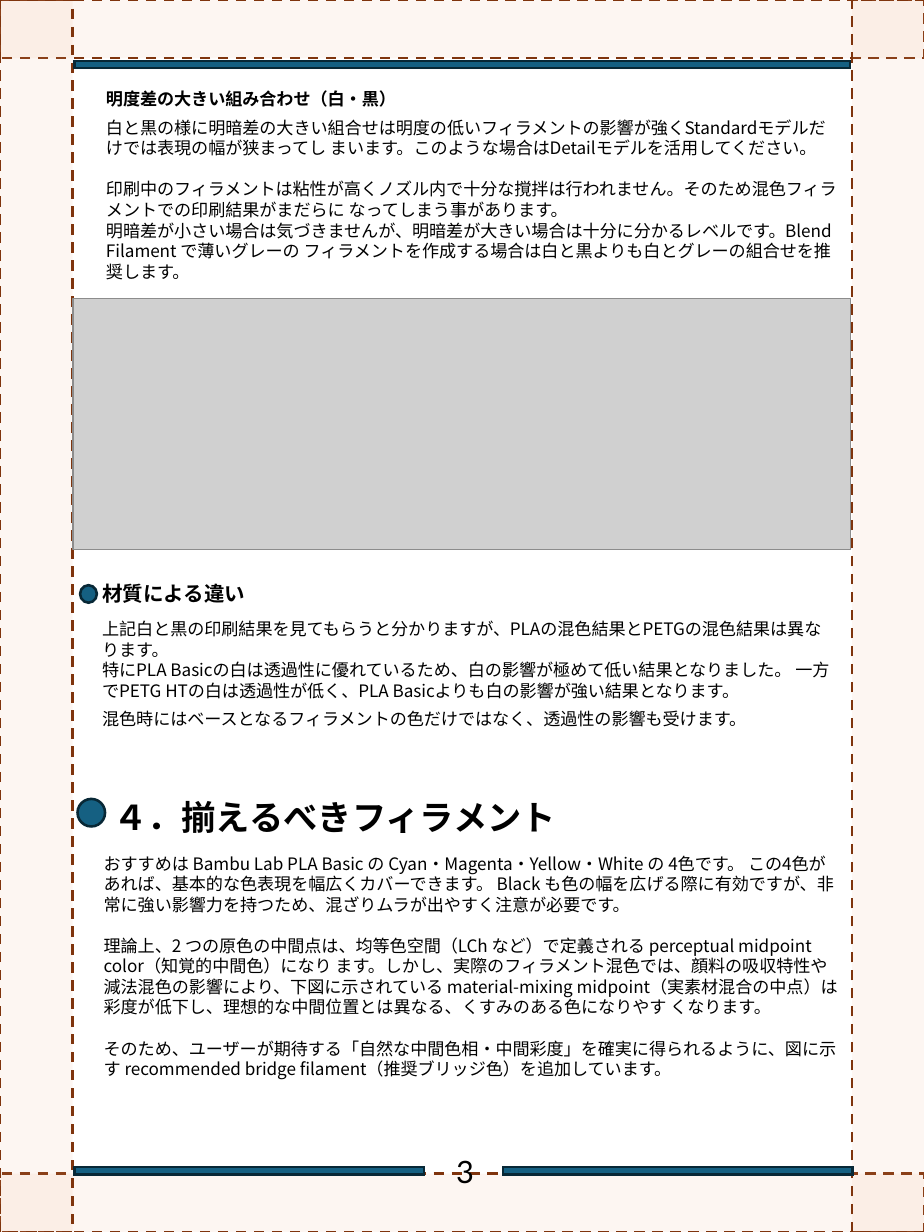
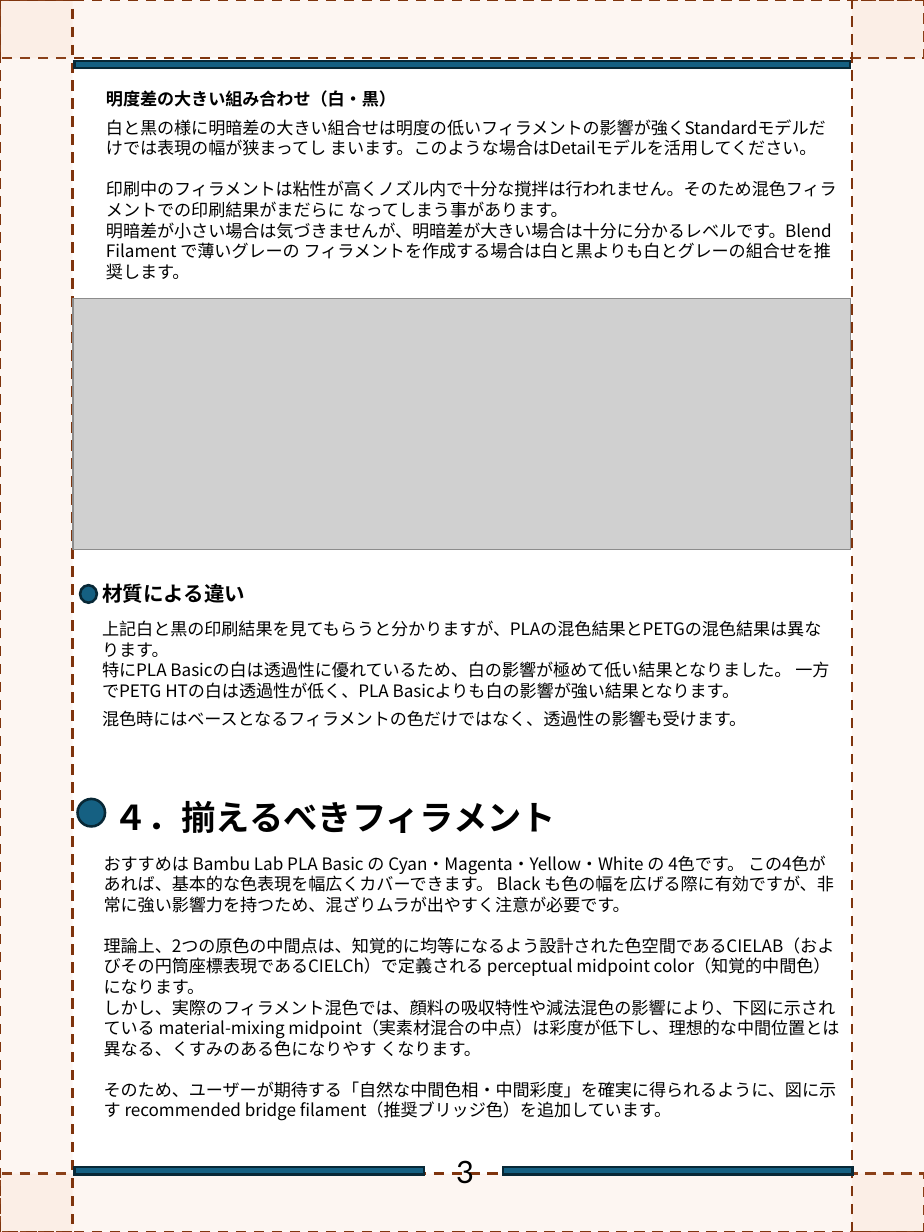
Before and after one commit to FlexChromaHQ/FlexChroma, a slide deck: slide 4 of Documents/Original/FlexChroma_Blend_Filament_JP.pptx. Drawn at 924x1232 pixels with LibreOffice and Linux fonts; fonts in the diff are those of the drawing; grey boxes stand for pictures. Boxes give left, top, right and bottom in pixels: in the first picture for what was removed or moved away, otherwise in the second. Text is boxed around its words. In the diff, an @@ line names an element or a change of style, - is before the commit and + after.

```diff
--- a/Documents/Original/FlexChroma_Blend_Filament_JP.pptx
+++ b/Documents/Original/FlexChroma_Blend_Filament_JP.pptx
@@ text at (x1=104, y1=937, x2=839, y2=1057): text changed @@
-理論上、2 つの原色の中間点は、均等色空間（LCh など）で定義される perceptual midpoint color（知覚的中間色）になり ます。しかし、実際のフィラメント混色では、顔料の吸収特性や減法混色の影響により、下図に示されている material-mixing midpoint（実素材混合の中点）は彩度が低下し、理想的な中間位置とは異なる、くすみのある色になりやす くなります。
+理論上、2つの原色の中間点は、知覚的に均等になるよう設計された色空間であるCIELAB（およびその円筒座標表現であるCIELCh）で定義される perceptual midpoint color（知覚的中間色）になります。
+しかし、実際のフィラメント混色では、顔料の吸収特性や減法混色の影響により、下図に示されている material-mixing midpoint（実素材混合の中点）は彩度が低下し、理想的な中間位置とは異なる、くすみのある色になりやす くなります。
```
Also in this commit, not shown: 3 other slides changed, 5 other files.
